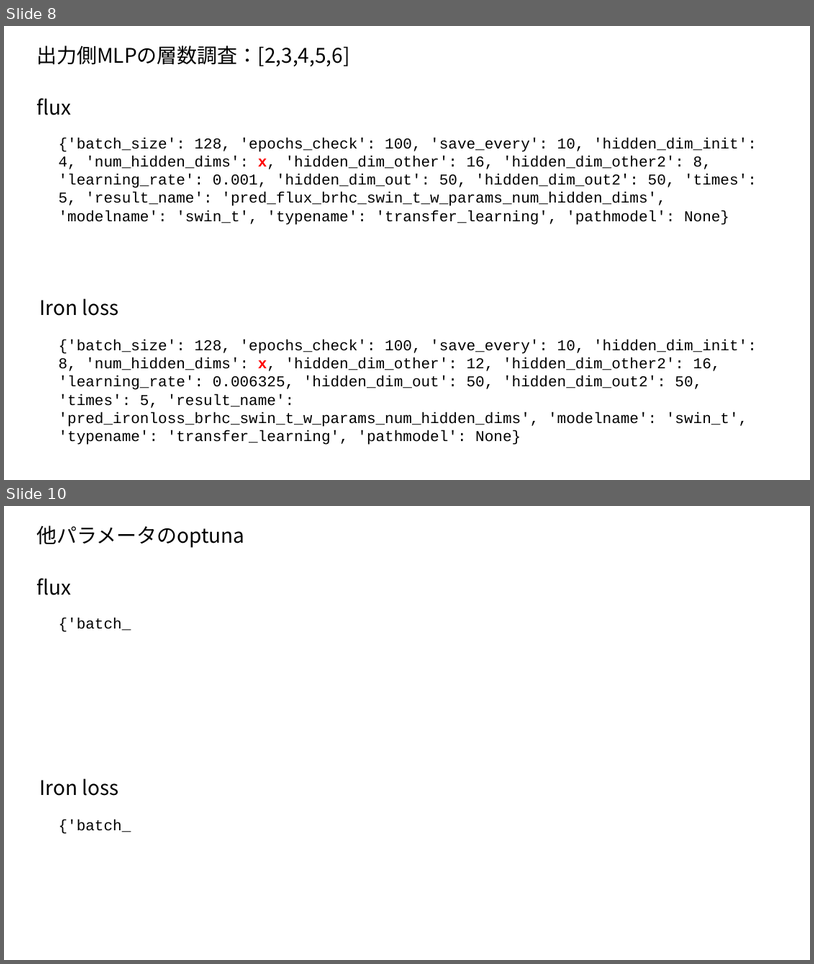
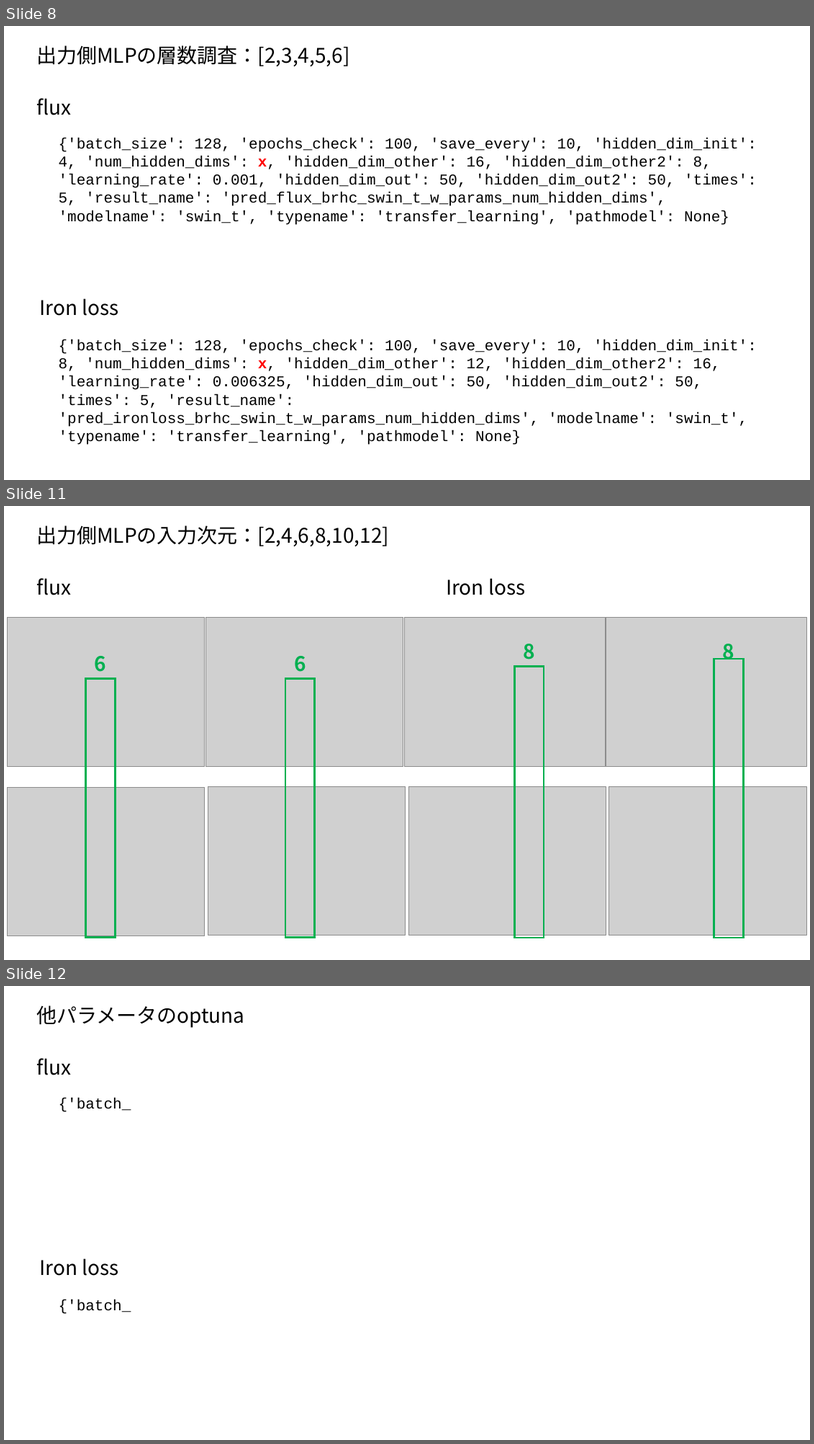
Before and after one commit to yshimizu12/efficiency_prediciton_model_material, a slide deck: hyperparameter_optimization.pptx. Shown one above the other, each under a label of ours: slides 8 and 10 before the commit, slides 8, 11 and 12 after it; the slides between them are not shown. The pictures are 814x964 and 814x1444 pixels, drawn with LibreOffice and Linux fonts; fonts in the diff are those of the drawing; grey boxes stand for pictures. Boxes give left, top, right and bottom in pixels: in the first picture for what was removed or moved away, otherwise in the second. Text is boxed around its words. In the diff, an @@ line names an element or a change of style, - is before the commit and + after.

```diff
--- a/hyperparameter_optimization.pptx
+++ b/hyperparameter_optimization.pptx
@@ slide 11 added at (x1=4, y1=506, x2=810, y2=960), background #FFFFFF @@
@@ text added at (x1=36, y1=525, x2=389, y2=546), 24 pt, text #000000 @@
+出力側MLPの入力次元：[2,4,6,8,10,12]
@@ text added at (x1=36, y1=578, x2=71, y2=595), 24 pt, text #000000 @@
+flux
@@ text added at (x1=446, y1=578, x2=525, y2=595), 24 pt, text #000000 @@
+Iron loss
@@ picture added at (x1=7, y1=618, x2=205, y2=766) @@
@@ picture added at (x1=206, y1=618, x2=404, y2=766) @@
@@ picture added at (x1=404, y1=618, x2=605, y2=766) @@
@@ picture added at (x1=607, y1=618, x2=808, y2=766) @@
@@ text added at (x1=95, y1=656, x2=107, y2=672), 24 pt, text #00B050, bold @@
+6
@@ text added at (x1=294, y1=656, x2=306, y2=672), 24 pt, text #00B050, bold @@
+6
@@ text added at (x1=523, y1=644, x2=535, y2=659), 24 pt, text #00B050, bold @@
+8
@@ text added at (x1=723, y1=644, x2=736, y2=659), 24 pt, text #00B050, bold @@
+8
@@ rectangle added at (x1=85, y1=678, x2=116, y2=937), outline #00B050 2.25 pt @@
@@ rectangle added at (x1=286, y1=678, x2=315, y2=937), outline #00B050 2.25 pt @@
@@ rectangle added at (x1=514, y1=667, x2=544, y2=937), outline #00B050 2.25 pt @@
@@ rectangle added at (x1=715, y1=659, x2=744, y2=937), outline #00B050 2.25 pt @@
@@ picture added at (x1=208, y1=786, x2=406, y2=935) @@
@@ picture added at (x1=409, y1=786, x2=607, y2=935) @@
@@ picture added at (x1=610, y1=786, x2=808, y2=935) @@
@@ picture added at (x1=7, y1=788, x2=205, y2=936) @@
@@ what was slide 10 is now slide 12 @@
```
Also in this commit, not shown: 1 slide changed, 1 other slide added, 59 other files.
